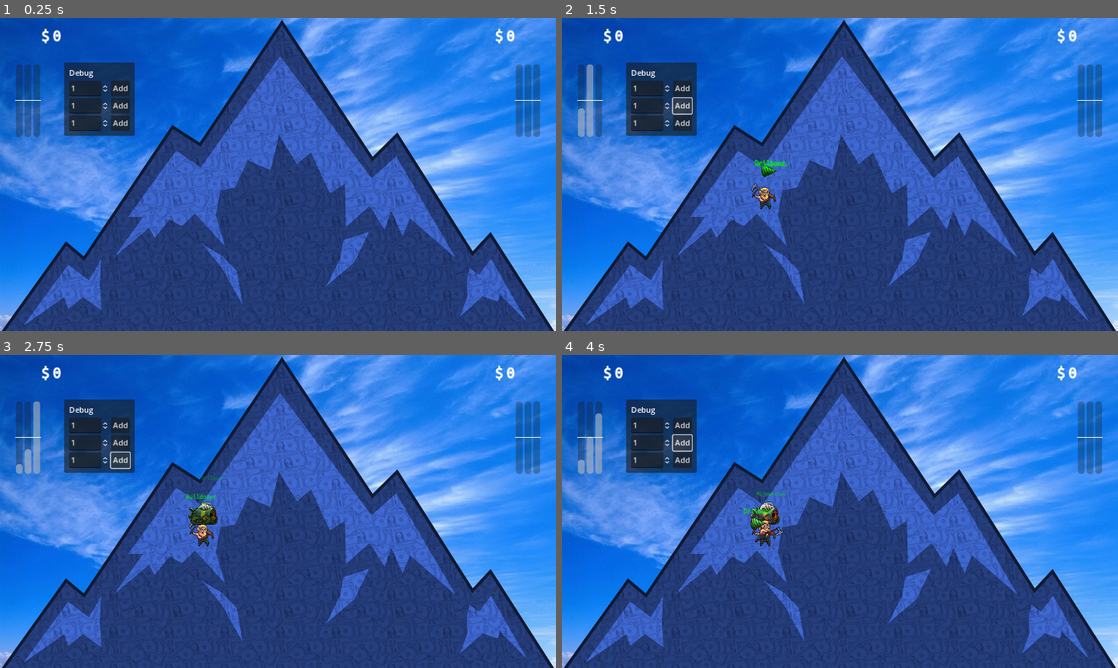
Above: before the commit, frames 1-4 (two rows, left to right).
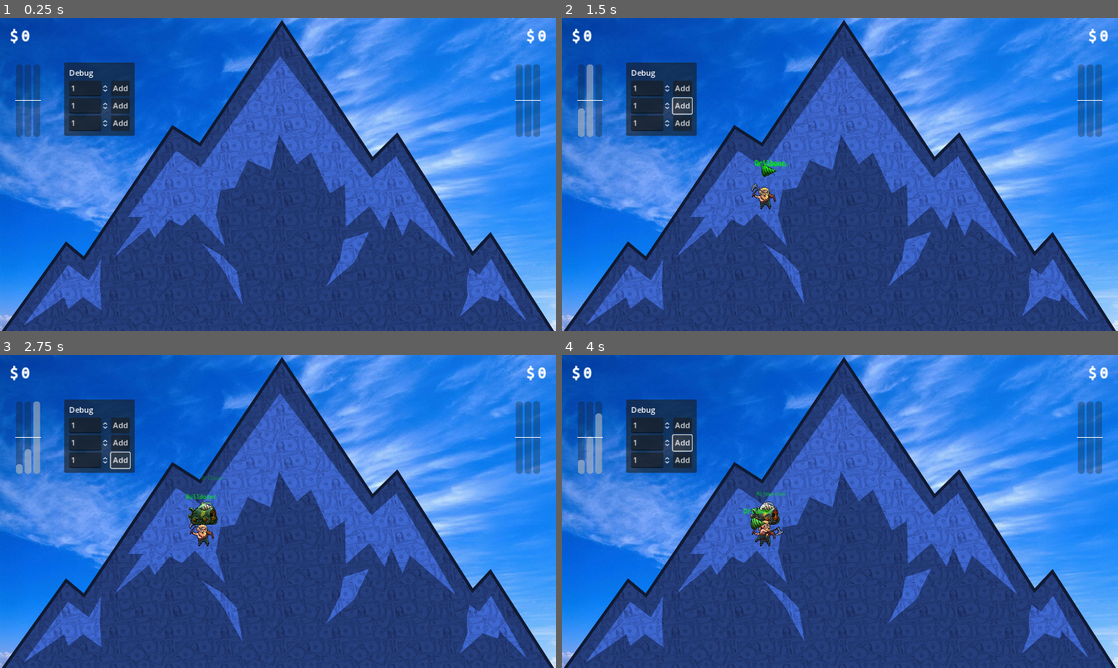
Above: after the commit, the same moments.

Repository: kwint/nfc-card-game
Game: Godot game, scene res://Scenes/Dashboard.tscn
Same seed, same stepped clock (60 frames per second), same inputs: the game is played once before the commit and once after it.
Inputs:
- Up to frame 1 (0.25 s): no input
- Up to frame 2 (1.5 s): click "Add" at 0.5 s; click "Add" at 1.25 s
- Up to frame 3 (2.75 s): click "Add" at 2 s
- Up to frame 4 (4 s): click "Add" at 2.75 s; click "Add" at 3.5 s

The runs differ from the first frame. In frame 1, 0.3% of the frame differs, in the area x 1-99%, y 3-9%; in frame 2, 0.3%; in frame 3, 0.3%; in frame 4, 0.3%.

Commit message:
Reposition money tickers slightly

Diff:
--- a/dashboard/Scenes/Dashboard.tscn
+++ b/dashboard/Scenes/Dashboard.tscn
@@ -88,7 +88,7 @@
 layout_mode = 1
 offset_right = 121.0
 offset_bottom = 43.0
-theme_override_constants/margin_left = 85
+theme_override_constants/margin_left = 20
 theme_override_constants/margin_top = 20
 script = ExtResource("3_o437a")
 
@@ -109,7 +109,7 @@
 offset_bottom = 40.0
 grow_horizontal = 0
 theme_override_constants/margin_top = 20
-theme_override_constants/margin_right = 85
+theme_override_constants/margin_right = 20
 script = ExtResource("3_o437a")
 right = true
 
